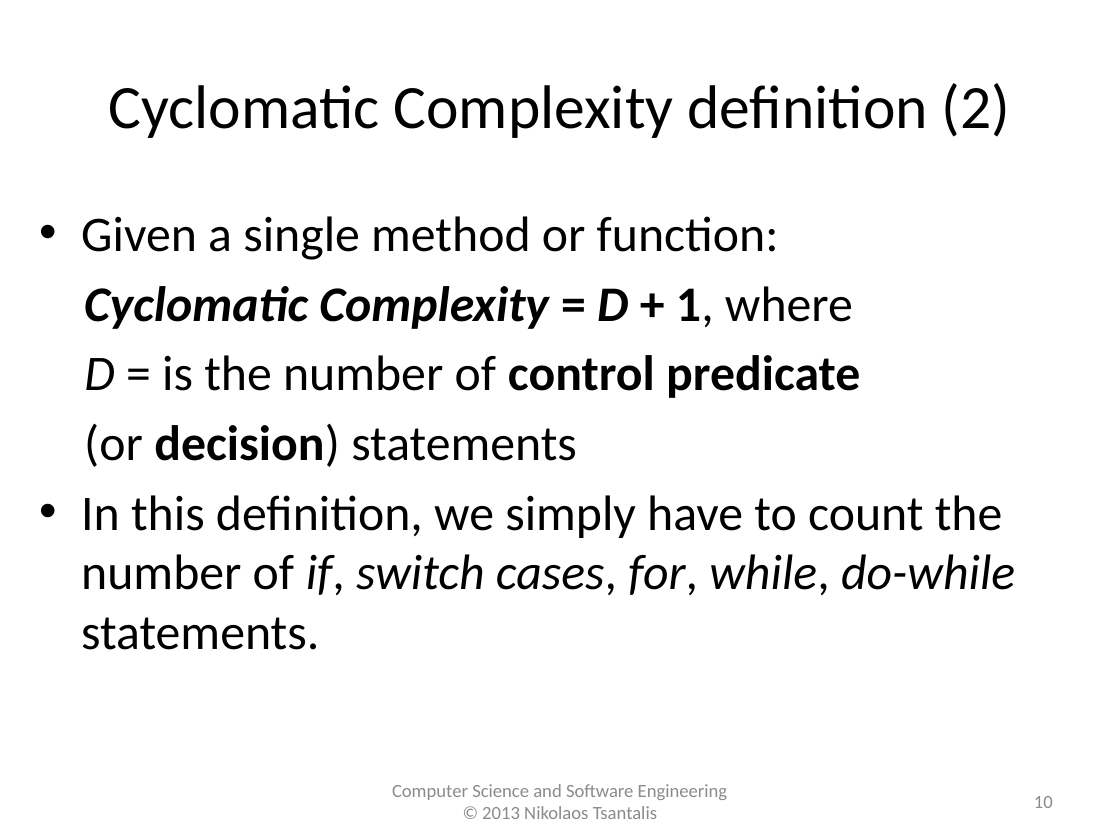
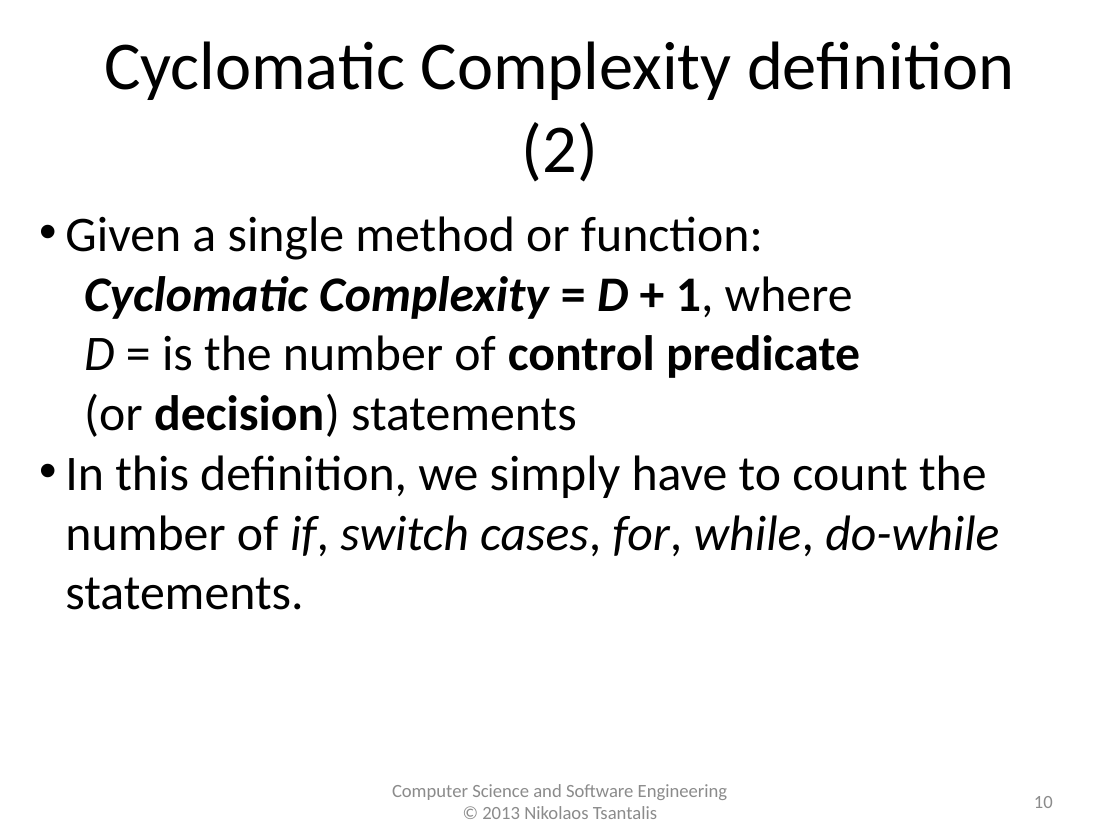
Before and after one commit to tajmilur-rahman/SOEN6611, a slide deck: slide 10 of lectures/lec2/McCabe_Complexity.pptx. Drawn at 1120x840 pixels with LibreOffice and Linux fonts; fonts in the diff are those of the drawing. Boxes give left, top, right and bottom in pixels: in the first picture for what was removed or moved away, otherwise in the second. Text is boxed around its words. In the diff, an @@ line names an element or a change of style, - is before the commit and + after.

```diff
--- a/lectures/lec2/McCabe_Complexity.pptx
+++ b/lectures/lec2/McCabe_Complexity.pptx
@@ text "Cyclomatic Complexity definition (2)" at (104, 41, 1014, 182): size 39.6 to 44 pt @@
@@ text "Given a single method or ..." at (65, 216, 999, 610): indent changed; less space between paragraphs @@
@@ text "Computer Science and Software Engineering" at (392, 784, 728, 819): text colour #8C8C8C to #8B8B8B @@
```
Also in this commit, not shown: 14 other slides changed, 3 other files.
